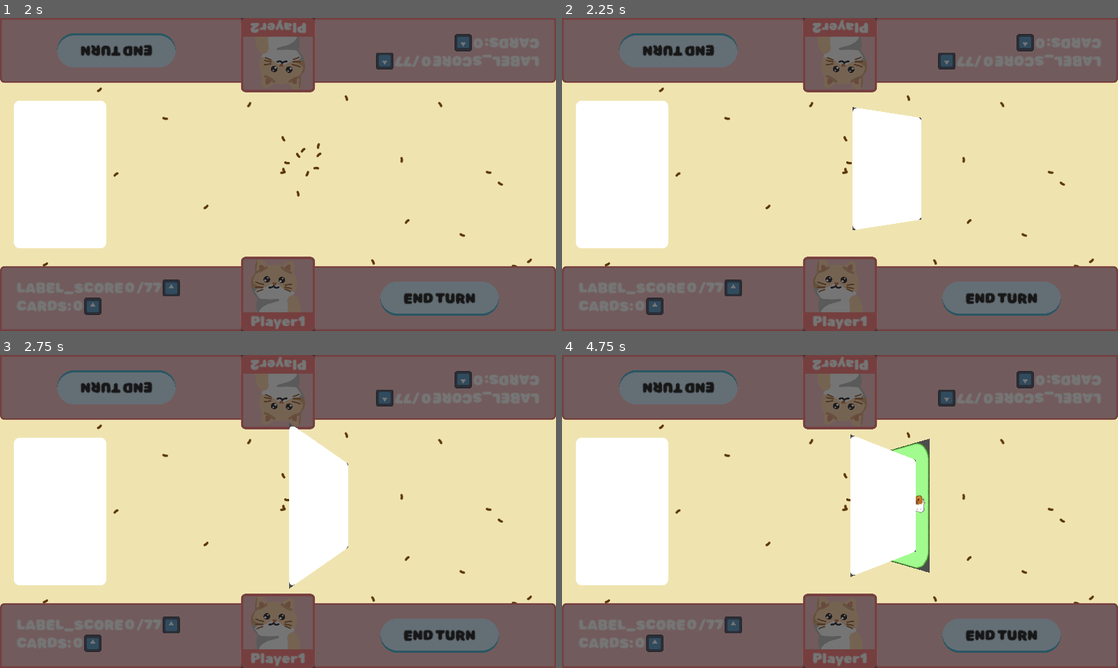
Above: before the commit, frames 1-4 (two rows, left to right).
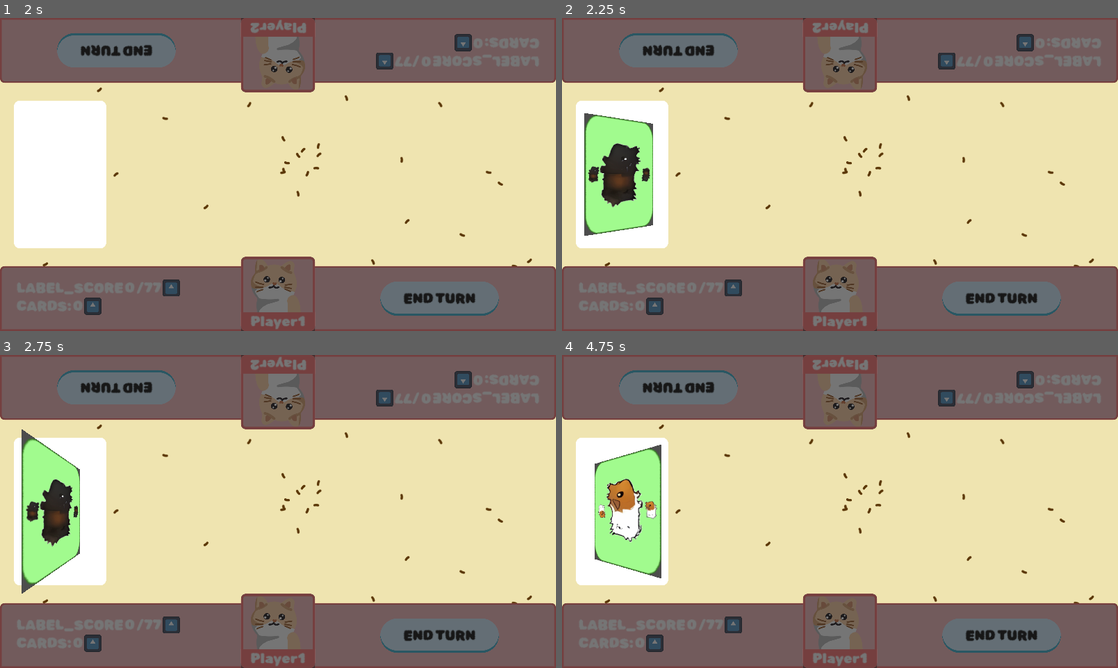
Above: after the commit, the same moments.

Repository: ElQDuck/guinea-piggies
Game: Godot game, scene res://scenes/game.tscn
The game is run twice, just before and just after one commit, with the same random seed, the same clock (stepped at 60 frames per second) and the same inputs. This scene is started directly instead of the project's main scene. The engine's default icon, where the game draws it, is replaced by a stand-in: a white triangle on a blue panel in a dark square.
Inputs (mouse positions are in pixels of both pictures, inside the frame that each line leads up to):
- Up to frame 1 (2 s): click "END TURN" at 0.5 s; click (278, 55) at 1.27 s
- Up to frame 2 (2.25 s): click (623, 174) at 2 s
- Up to frame 3 (2.75 s): no input
- Up to frame 4 (4.75 s): click "END TURN" at 2.75 s; click (840, 392) at 3.52 s; click (623, 511) at 4.25 s

Frame 1 is identical in both runs. In frame 2, 8.9% of the frame differs, in the area x 4-65%, y 28-70%; in frame 3, 8.4%; in frame 4, 9.7%, in the area x 5-67%, y 25-72%.

Commit message:
feat: add position

Diff:
--- a/scenes/played_card.tscn
+++ b/scenes/played_card.tscn
@@ -2,7 +2,7 @@
 
 [ext_resource type="Shader" path="res://assets/shader/fake_3D.gdshader" id="1_38rxx"]
 [ext_resource type="Script" path="res://scripts/played_card.gd" id="1_184s7"]
-[ext_resource type="Texture2D" uid="uid://cjblj0v0n8pni" path="res://assets/cards/card_preset.png" id="2_fq480"]
+[ext_resource type="Texture2D" uid="uid://bmjvwcsnsokg8" path="res://assets/cards/Ciri1.png" id="2_aawuw"]
 [ext_resource type="Texture2D" uid="uid://c4eamx8vw2oep" path="res://assets/cards/Arya1.png" id="3_5nqvb"]
 
 [sub_resource type="ShaderMaterial" id="ShaderMaterial_am5o8"]
@@ -22,7 +22,7 @@
 size_flags_vertical = 4
 script = ExtResource("1_184s7")
 card_view_port = NodePath("SubViewportContainer")
-back_texture = ExtResource("2_fq480")
+back_texture = ExtResource("2_aawuw")
 front_texture = ExtResource("3_5nqvb")
 displayed_card_image = NodePath("SubViewportContainer/SubViewport/Panel/CardImage")
 
--- a/scripts/Table.gd
+++ b/scripts/Table.gd
@@ -17,6 +17,23 @@
 func _place_card_on_table(card: Card):
 	print("_place_card_on_table called with card")
 	print(card.Type)
+
+	var deck_position: Vector2 = get_object_global_center_position(deck)
+	var cards_area_center_position: Vector2 = drawn_cards_area.get_global_position()
 	var played_card: Panel = played_card_scene.instantiate()
 	drawn_cards_area.add_child(played_card)
+	move_card(played_card, deck_position, cards_area_center_position)
 	played_card.flip_card(3)
+
+
+func move_card(card_in_scene: Panel, from: Vector2, to: Vector2):
+	card_in_scene._set_global_position(from)
+	await get_tree().create_timer(3).timeout
+	card_in_scene._set_global_position(to)
+
+
+func get_object_global_center_position(object) -> Vector2:
+	var object_global_position: Vector2 = object.get_global_position()
+	var object_size: Vector2 = object.get_size()
+	var object_center_global_position: Vector2 = object_global_position + object_size / 2
+	return object_center_global_position
--- a/scripts/played_card.gd
+++ b/scripts/played_card.gd
@@ -24,6 +24,10 @@
 	await card_rotation_tween_180.tween_property(card_view_port.material, "shader_parameter/y_rot", 180.0, half_flip_dur).from(90.0).finished
 
 
+func flip_instant():
+	displayed_card_image.set_texture(front_texture)
+
+
 func destroy_card():
 	# TODO: Add explosion effect
 	card_view_port.set_visible(false)
